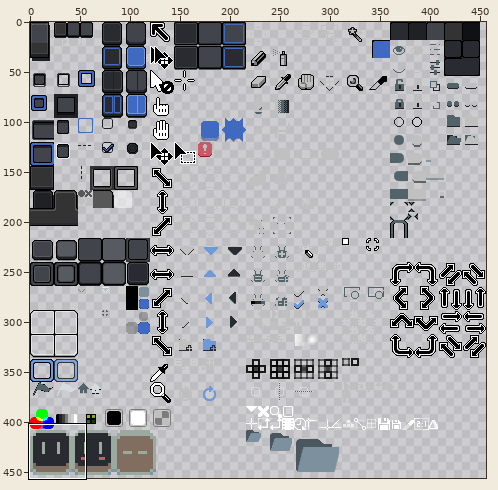
Sprite sheet -- 150% Theme/default-150-dark/sheet.png. The picture above shows the old version from afar; the outline marks the close-up.
Close-up. First the earlier version:
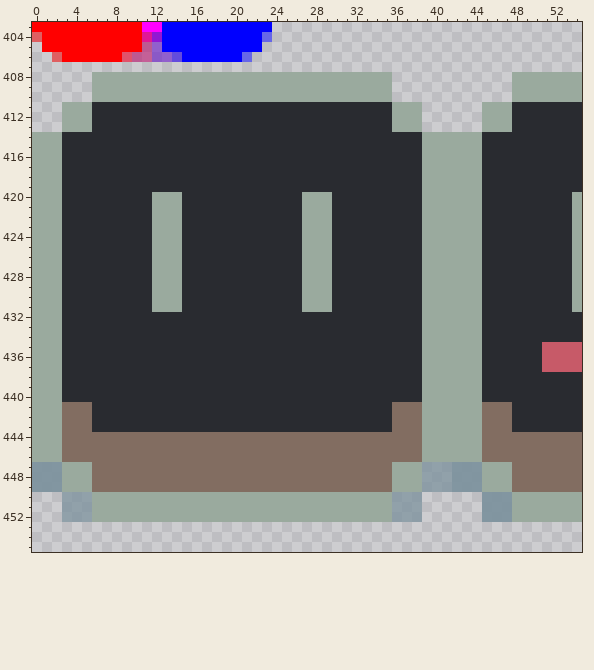
The file is 456x456 pixels. Pixels under 10% opacity are left out. Colours within 5 levels of each other are drawn and written as one. Shown: x 0..54, y 403..455. The commit also changed other parts of the picture, which this record leaves out.
The result:
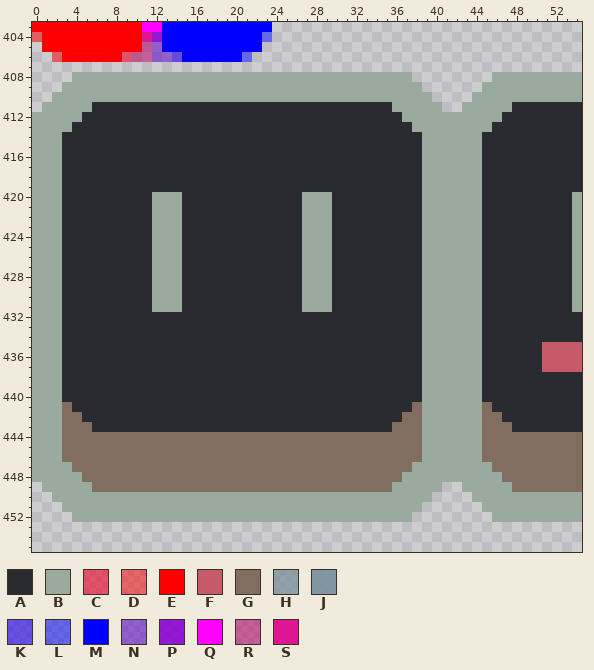
Palette (. is transparent): A #292b30  B #9aaa9e  C #ef002899  D #ff000080  E #ff0000  F #c75a68  G #826d61  H #7d929ec0  J #7d929eef  K #2600ef99  L #0000ff80  M #0000ff  N #5c00cb87  P #8a00d6df  Q #ff00ff  R #bc006587  S #e2008de2
Change:
Changed rows in their new state; - is an unchanged pixel.
first column x 0:
408 ----BB------------------------------BB--------BB
409 ---BBB------------------------------BBB------BBB
410 --BBBB------------------------------BBBB----BBBB
411 -BB------------------------------------BB--BB---
412 BBB--A------------------------------A--BBBBBB--A
413 BBB-AA------------------------------AA-BBBBBB-AA
first column x 4:
441 AA------------------------------AA--------AA
442 -A------------------------------A----------A
first column x 0:
447 BBB-GG------------------------------GG-BBBBBB-GG
448 BBB--G------------------------------G--BBBBBB--G
449 .BB------------------------------------BB..BB---
450 --BBBB------------------------------BBBB----BBBB
451 ---BBB------------------------------BBB------BBB
452 ---.BB------------------------------BB.------.BB
Pixel boxes of the changes (left, top, right, bottom) in both close-ups:
changed: (32, 72, 92, 132)
changed: (392, 72, 512, 132)
changed: (32, 402, 92, 522)
changed: (392, 402, 512, 522)
